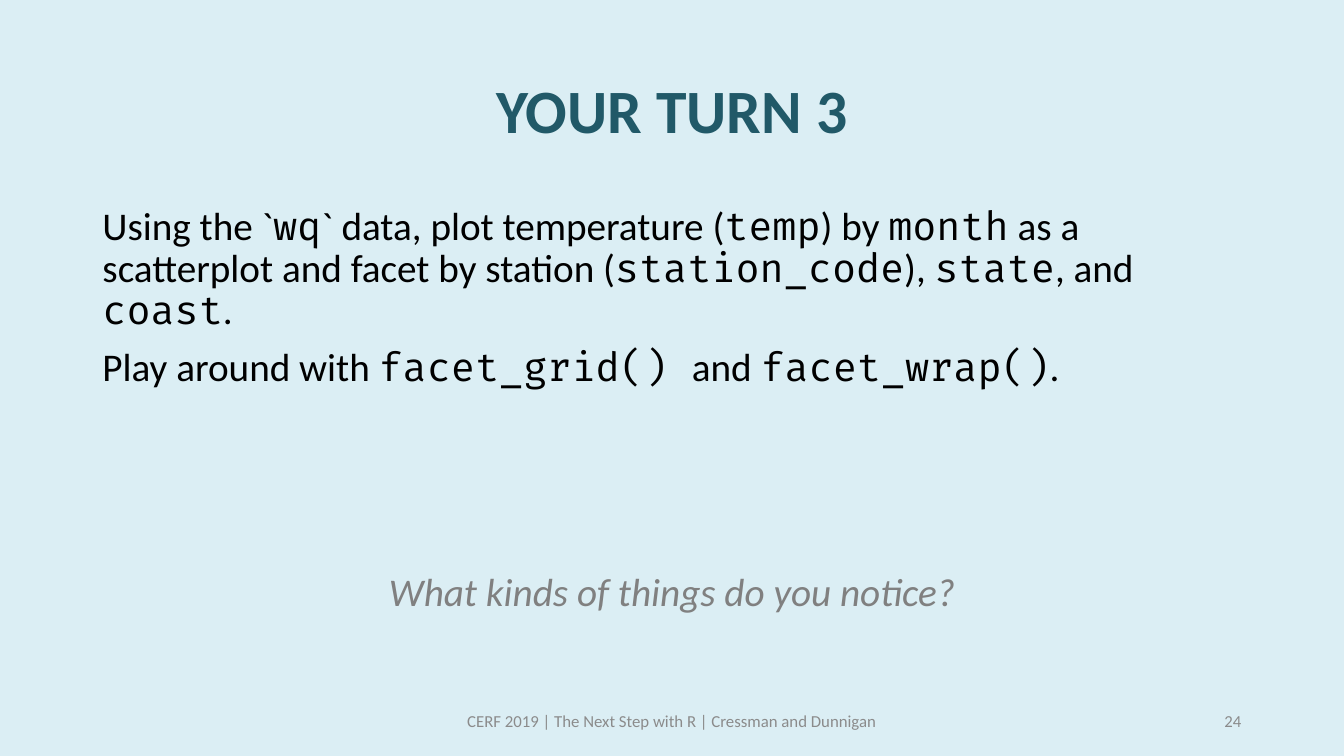
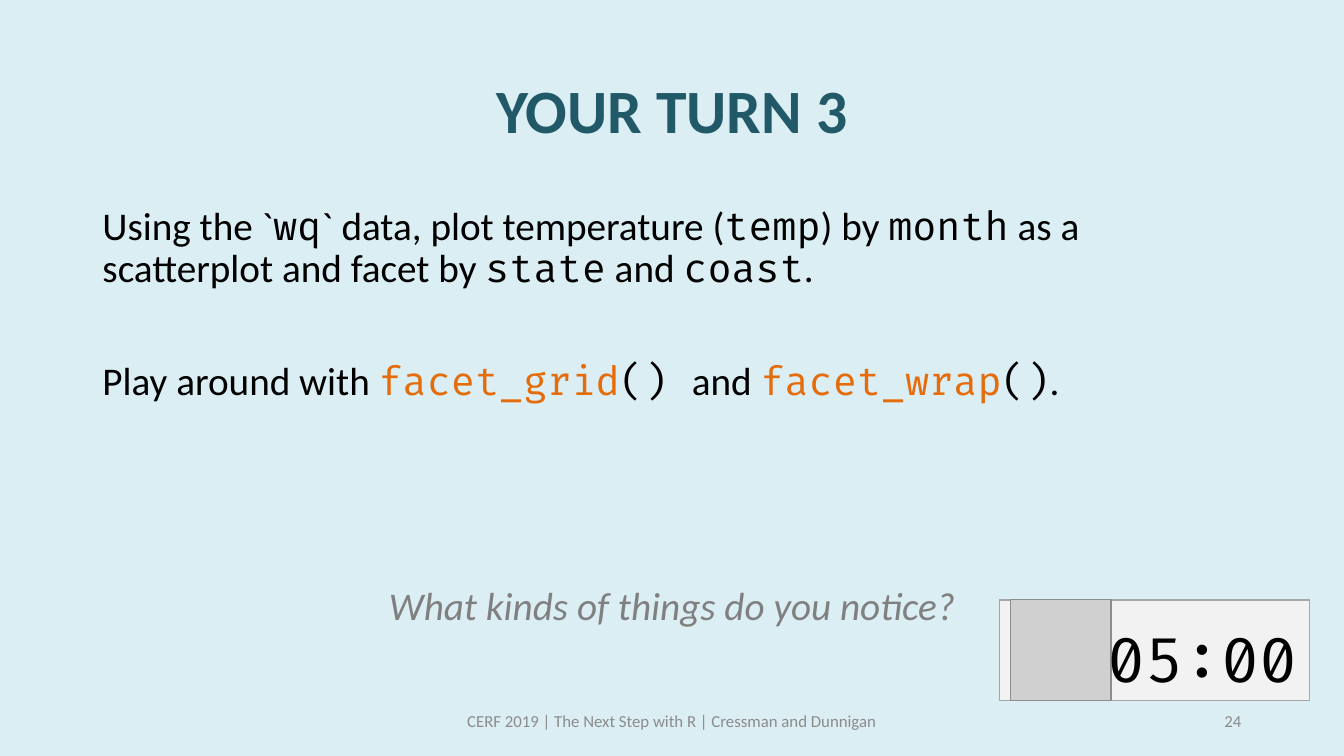
Before and after one commit to swmpkim/2019_CERF, a slide deck: slide 24 of slides/01_Visualize.pptx. Drawn at 1344x756 pixels with LibreOffice and Linux fonts; fonts in the diff are those of the drawing; grey boxes stand for pictures. Boxes give left, top, right and bottom in pixels: in the first picture for what was removed or moved away, otherwise in the second. Text is boxed around its words. In the diff, an @@ line names an element or a change of style, - is before the commit and + after.

```diff
--- a/slides/01_Visualize.pptx
+++ b/slides/01_Visualize.pptx
@@ text at box(102, 210, 1080, 289): text changed @@
-Using the `wq` data, plot temperature (temp) by month as a scatterplot and facet by station (station_code), state, and coast.
+Using the `wq` data, plot temperature (temp) by month as a scatterplot and facet by state and coast.
@@ text at box(102, 363, 1060, 404): text colour #000000 to #E46C0A in "facet_grid() facet_wrap()." @@
@@ rectangle added at box(999, 600, 1310, 701), fill #F2F2F2, outline #A6A6A6 1 pt @@
@@ picture added at box(1010, 600, 1111, 701) @@
@@ text added at box(1108, 633, 1297, 700), 44 pt, text #000000 @@
+05:00
```
Also in this commit, not shown: 17 other slides changed, 1 slide added, 1 other file.
